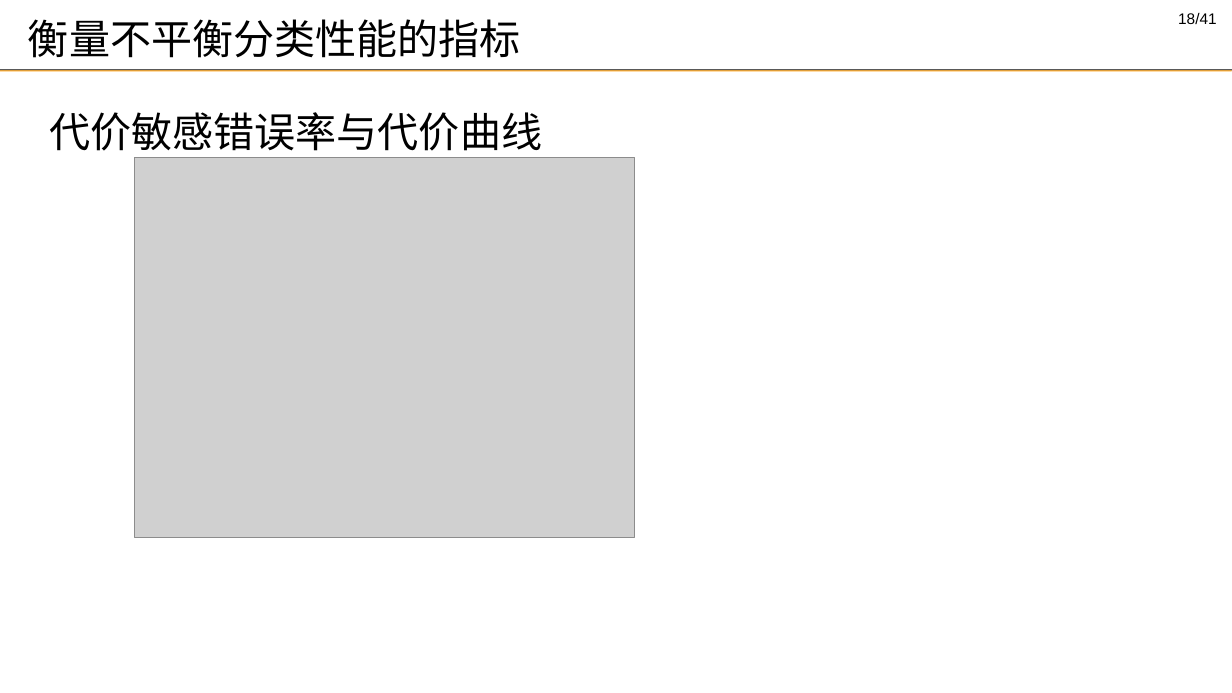
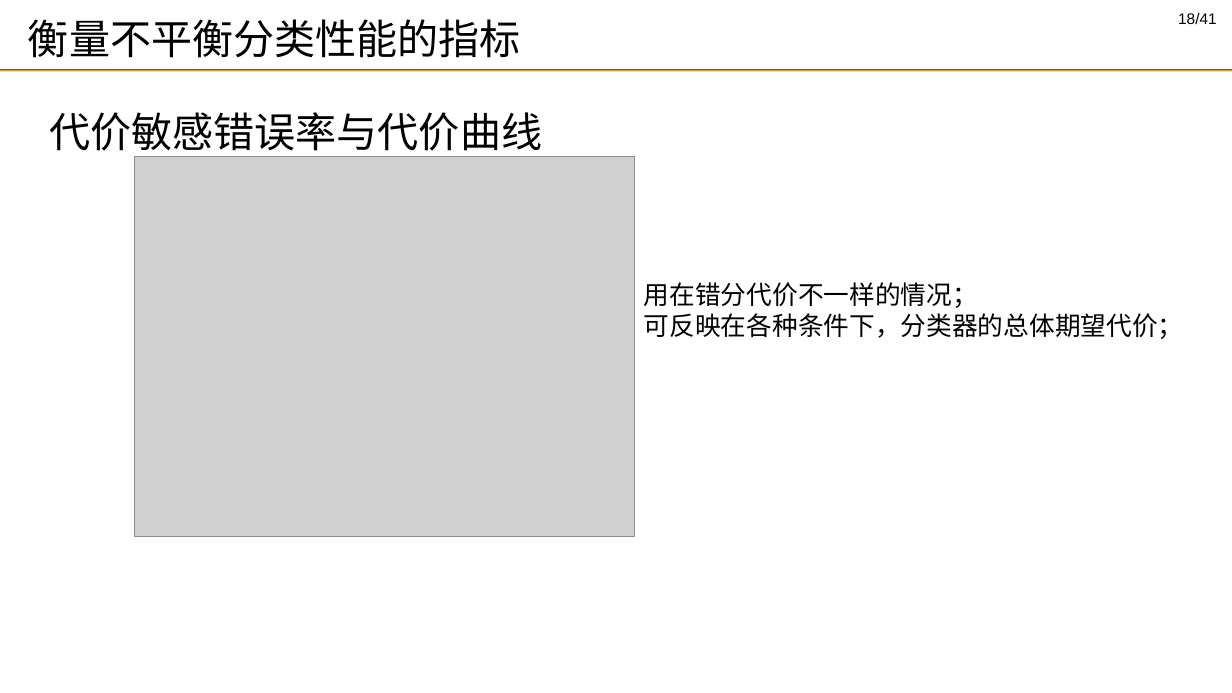
Before and after one commit to DMRookie/finaldesign, a slide deck: slide 18 of 答辩_谢思发.pptx. Drawn at 1232x693 pixels with LibreOffice and Linux fonts; fonts in the diff are those of the drawing; grey boxes stand for pictures; background and template pictures are left out. Boxes give left, top, right and bottom in pixels: in the first picture for what was removed or moved away, otherwise in the second. Text is boxed around its words. In the diff, an @@ line names an element or a change of style, - is before the commit and + after.

```diff
--- a/答辩_谢思发.pptx
+++ b/答辩_谢思发.pptx
@@ text added at bbox=[644, 282, 1184, 339], 20 pt, text #000000 @@
+用在错分代价不一样的情况；
+可反映在各种条件下，分类器的总体期望代价；
```
Also in this commit, not shown: 6 other slides changed.
